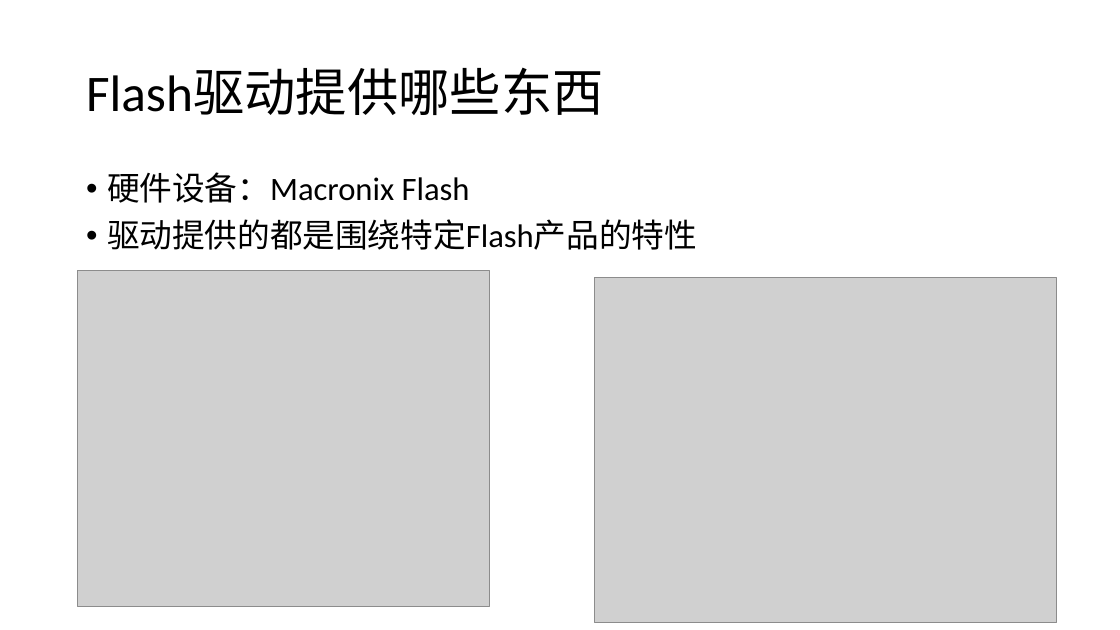
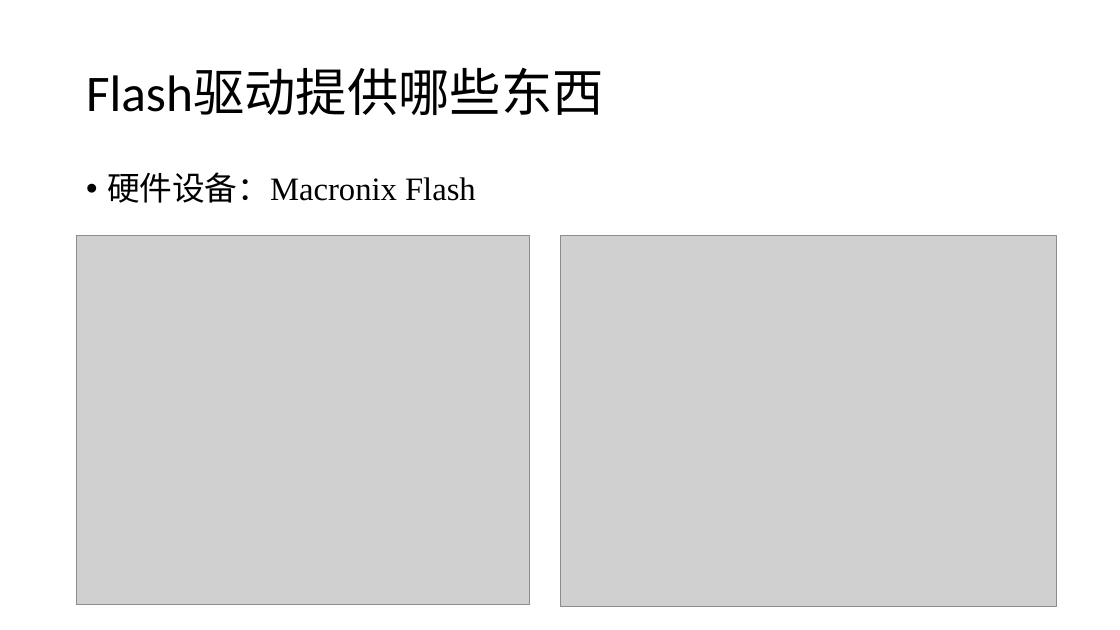
Before and after one commit to whitebkues1/ppt, a slide deck: slide 4 of xianzheng.pptx. Drawn at 1120x630 pixels with LibreOffice and Linux fonts; fonts in the diff are those of the drawing; grey boxes stand for pictures. Boxes give left, top, right and bottom in pixels: in the first picture for what was removed or moved away, otherwise in the second. Text is boxed around its words. In the diff, an @@ line names an element or a change of style, - is before the commit and + after.

```diff
--- a/xianzheng.pptx
+++ b/xianzheng.pptx
@@ text "硬件设备：Macronix Flash" at (107,172,476,203): font Calibri to Times New Roman in "硬件设备：Macronix Flash" @@
@@ picture: place and size @@
-picture at (77,271,489,606)
+picture at (76,235,530,605)
@@ text at (107,219,697,250): paragraph removed @@
-• 驱动提供的都是围绕特定Flash产品的特性
@@ picture: place and size @@
-picture at (595,277,1056,623)
+picture at (560,235,1056,606)
```
Also in this commit, not shown: 10 other slides changed, 5 other files.
